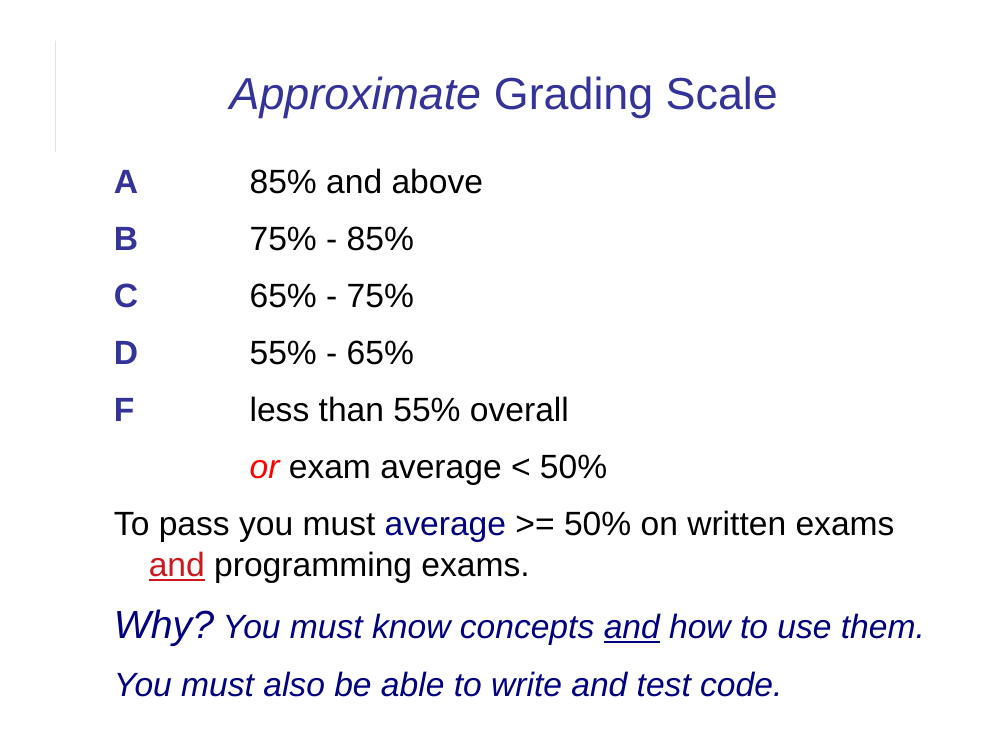
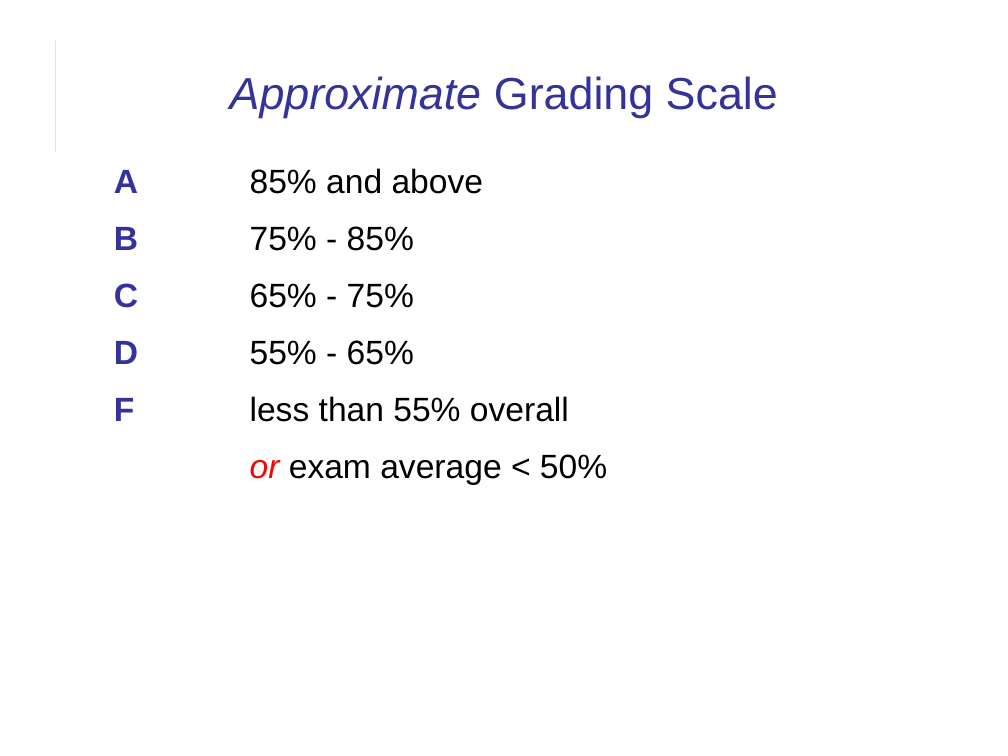
Before and after one commit to cpske/ISP, a slide deck: slide 14 of introduction/Introduction-to-Course.odp (slide 13 before the commit). Drawn at 1008x756 pixels with LibreOffice and Linux fonts; fonts in the diff are those of the drawing. Boxes give left, top, right and bottom in pixels: in the first picture for what was removed or moved away, otherwise in the second. Text is boxed around its words. In the diff, an @@ line names an element or a change of style, - is before the commit and + after.

```diff
--- a/introduction/Introduction-to-Course.odp
+++ b/introduction/Introduction-to-Course.odp
@@ text at bbox=[114, 510, 925, 697]: paragraphs removed @@
-To pass you must average >= 50% on written exams and programming exams.
-Why? You must know concepts and how to use them.
-You must also be able to write and test code.
```
Also in this commit, not shown: 5 other slides changed, 2 slides added, 1 slide removed, 6 other files.
